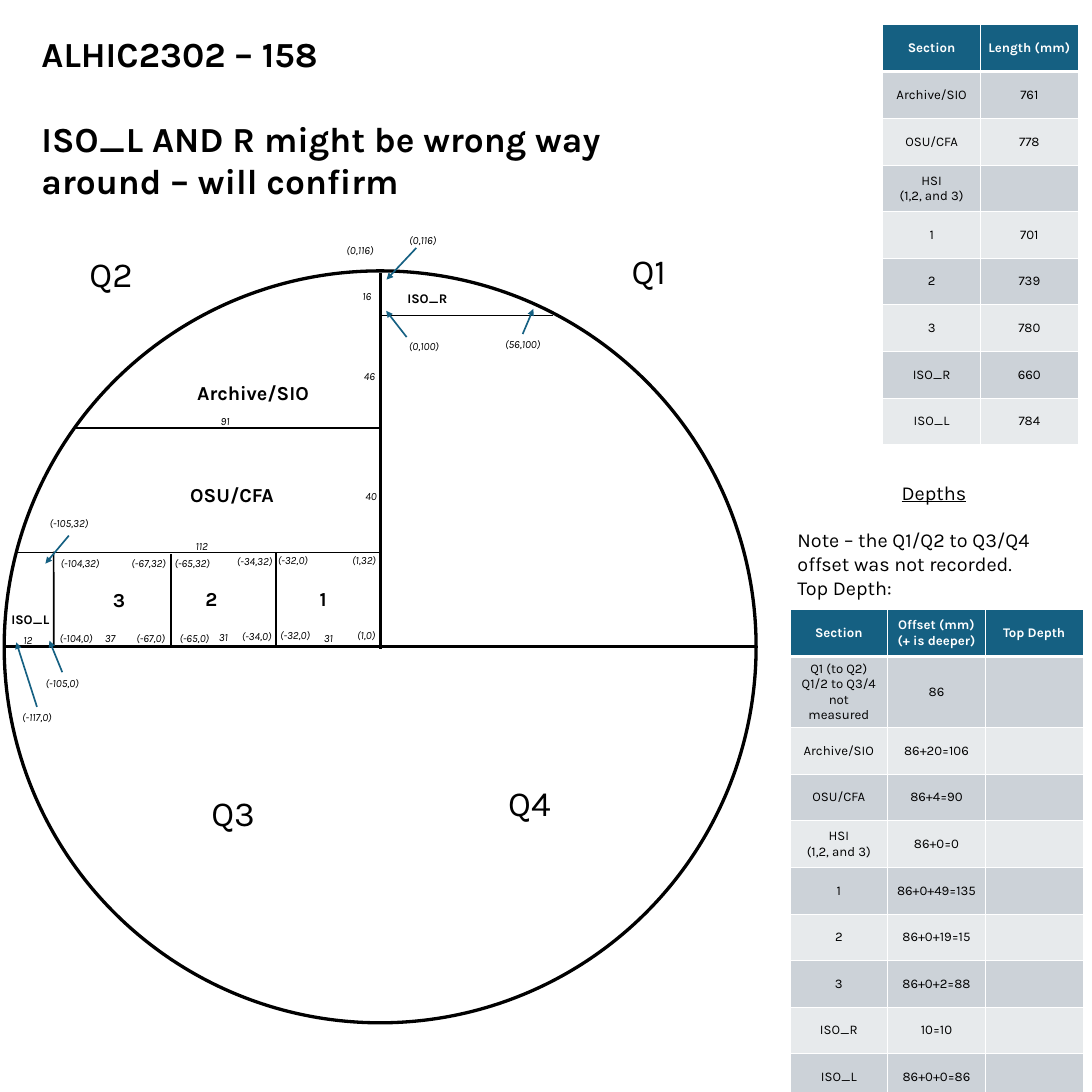
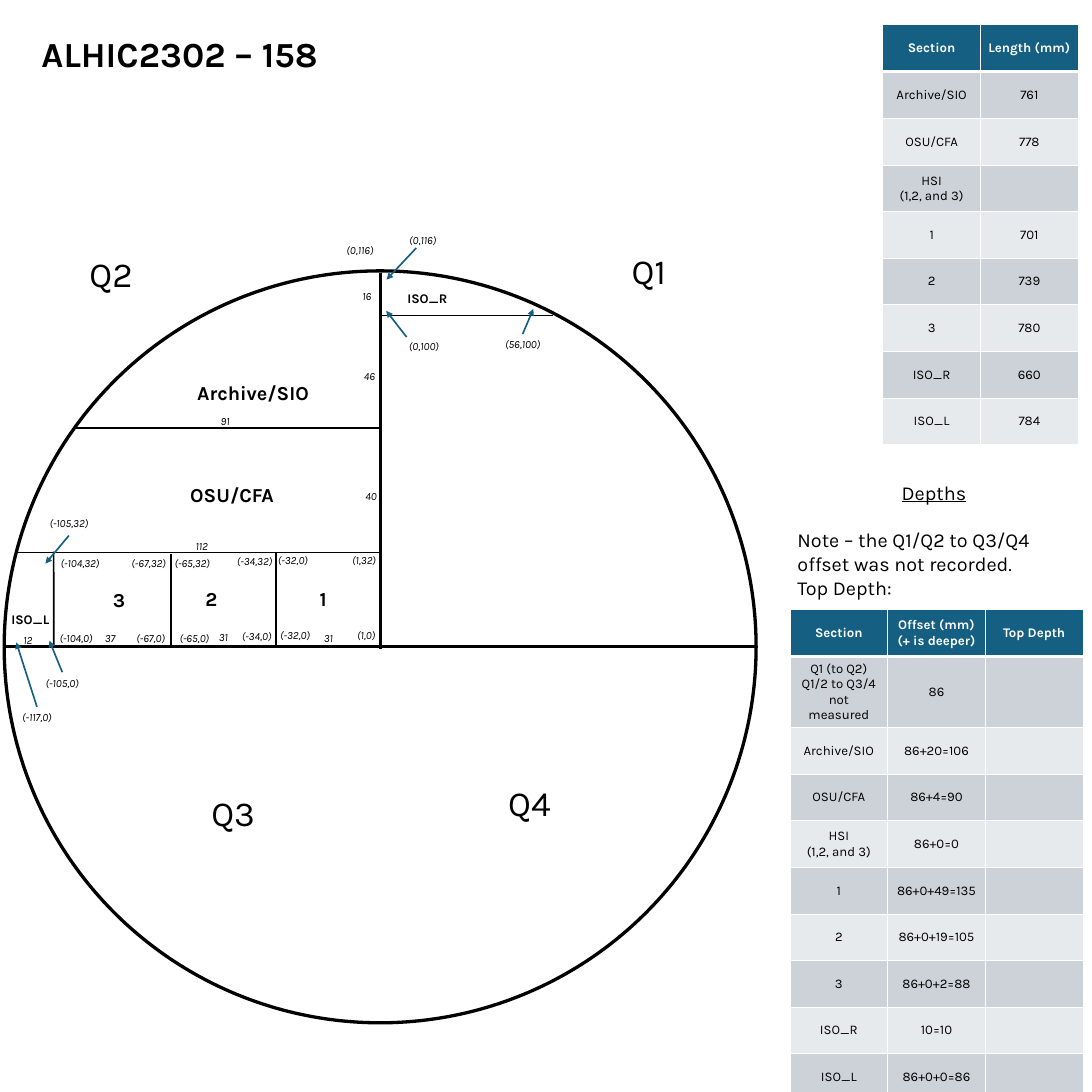
Before and after one commit to liamkirkpatrick/ECM-datascripts, a slide deck: slide 5 of data/sampling/master_coords_map.pptx. Drawn at 1092x1092 pixels with LibreOffice and Linux fonts; fonts in the diff are those of the drawing. Boxes give left, top, right and bottom in pixels: in the first picture for what was removed or moved away, otherwise in the second. Text is boxed around its words. In the diff, an @@ line names an element or a change of style, - is before the commit and + after.

```diff
--- a/data/sampling/master_coords_map.pptx
+++ b/data/sampling/master_coords_map.pptx
@@ text at <box>41,127,600,195</box>: paragraph removed @@
-ISO_L AND R might be wrong way around – will confirm
@@ table at <box>790,609,1082,1085</box> @@
-row 7, column 2: 86+0+19=15
+row 7, column 2: 86+0+19=105
```
Also in this commit, not shown: 2 other slides changed, 14 other files.
